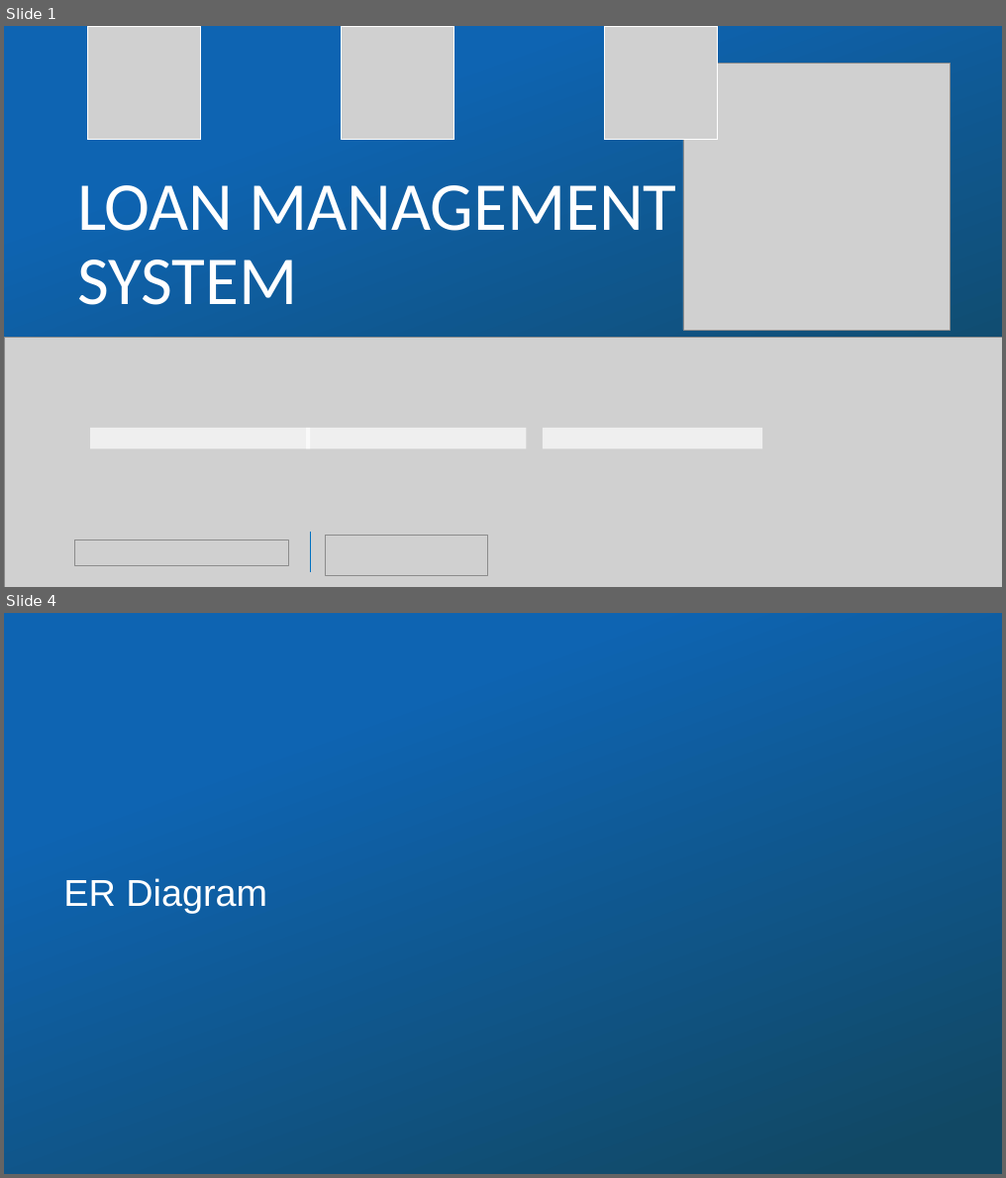
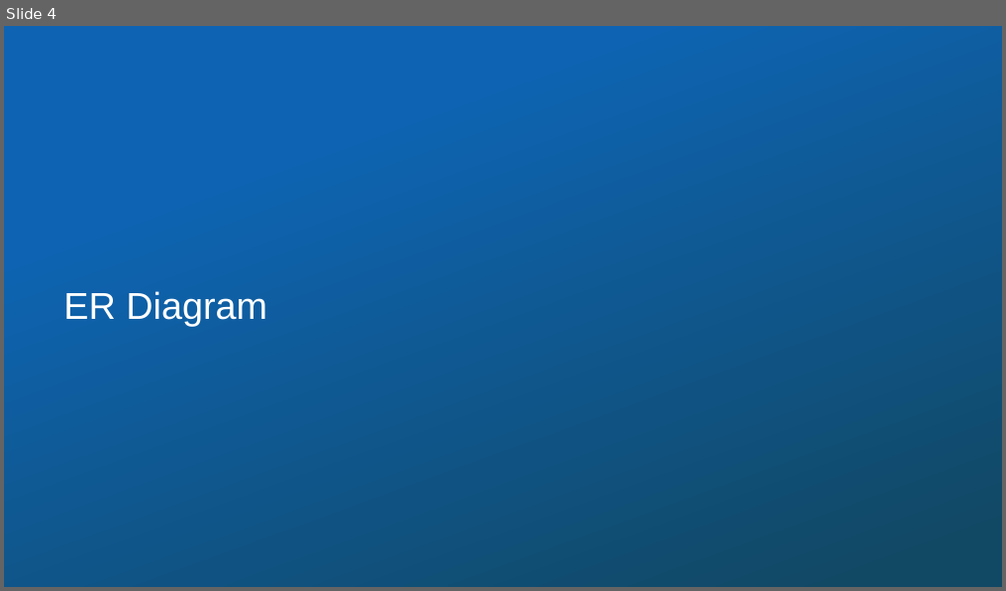
Before and after one commit to NehaDawda/Final_Project, a slide deck: Diagrams/JP-Project-Group3_Loan_Management_System_PPT_Final_Updated.pptx. Shown one above the other, each under a label of ours: slides 1 and 4 before the commit, slide 4 after it; the slides between them are not shown. The pictures are 1006x1178 and 1006x591 pixels, drawn with LibreOffice and Linux fonts; fonts in the diff are those of the drawing; grey boxes stand for pictures; background and template pictures are left out; a plain dark background stands for a picture behind light text. Boxes give left, top, right and bottom in pixels: in the first picture for what was removed or moved away, otherwise in the second. Text is boxed around its words. In the diff, an @@ line names an element or a change of style, - is before the commit and + after.

```diff
--- a/Diagrams/JP-Project-Group3_Loan_Management_System_PPT_Final_Updated.pptx
+++ b/Diagrams/JP-Project-Group3_Loan_Management_System_PPT_Final_Updated.pptx
@@ slide 1 removed at <box>4,26,1002,587</box>, background #FFFFFF @@
@@ rectangle removed at <box>4,26,1002,482</box> @@
@@ picture removed at <box>87,27,200,140</box> @@
@@ picture removed at <box>341,26,453,139</box> @@
@@ picture removed at <box>604,27,718,140</box> @@
@@ picture removed at <box>683,63,950,330</box> @@
@@ title removed at <box>77,185,676,305</box> @@
-LOAN MANAGEMENT
-SYSTEM
@@ picture removed at <box>4,338,1002,587</box> @@
@@ rectangle removed at <box>90,428,310,450</box> @@
@@ rectangle removed at <box>307,428,527,450</box> @@
@@ rectangle removed at <box>543,428,763,450</box> @@
@@ picture removed at <box>74,541,288,567</box> @@
@@ line removed from (310, 531) to (310, 572) @@
@@ picture removed at <box>325,535,487,575</box> @@
```
Also in this commit, not shown: 8 slides changed, 2 slides added, 1 other slide removed.
